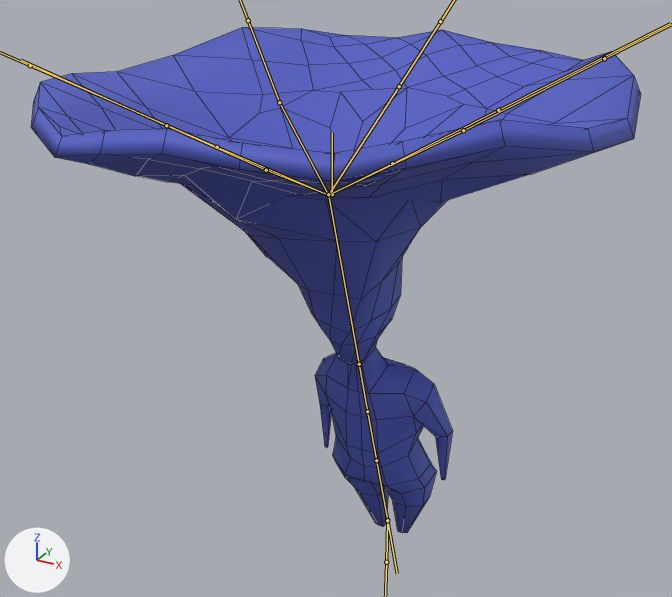
Renders of the FBX model Assets/Models/amethystdeceiver.fbx from each side of a commit.
Before and after are seen from a camera (50 mm lens) standing at (0.583, -1.053, 1.122) and looking at (-0.025, 0.051, 0.57). The axes (+X, +Y, +Z) are drawn at lower left. The lights are the same throughout. Both versions are drawn at frame 30 of the action 'Armature.032|MOV'; the numbers are the values there. The bones that bend it are drawn over the model as lines. Mesh edges are drawn as thin lines.
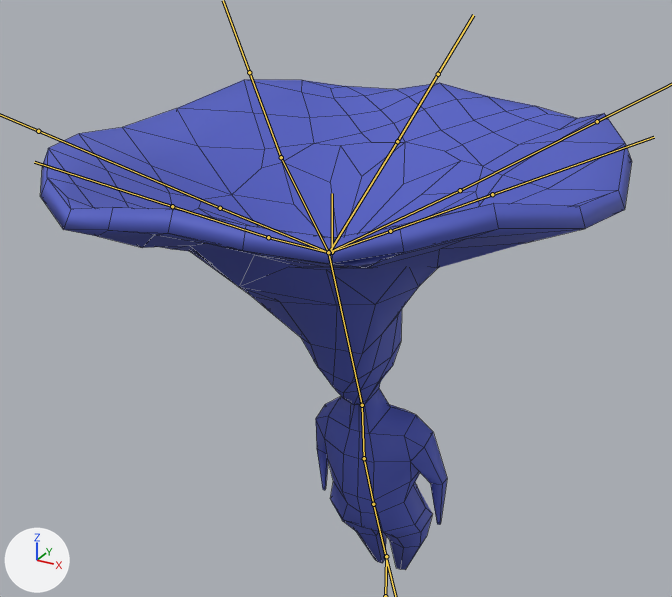
Pixel boxes (x1, y1, x2, y2) of what changed, in the pictures (672 x 597 px):
'Cone.026', posed: before (31, 27, 641, 533); after (40, 80, 632, 570)
bone 'root', root to tip: before (332, 194) to (332, 132); after (332, 252) to (332, 193)
bone 'Bone.013', root to tip: before (328, 194) to (359, 364); after (328, 252) to (362, 405)
bone 'Bone.014', root to tip: before (359, 364) to (367, 411); after (362, 405) to (364, 458)
bone 'Bone.015', root to tip: before (367, 411) to (376, 460); after (364, 458) to (373, 504)
bone 'Bone.016', root to tip: before (376, 460) to (387, 520); after (373, 504) to (386, 557)

Edits to the bpy script that builds the scene:
```text
Change bone_root:
    where bone_root = bpy.data.objects['Armature.032'].pose.bones['root']
    bone_root.location: (0.0, 0.739, 0.0) -> (0.0, 0.656, 0.0)
Change bone_bone_013:
    where bone_bone_013 = bpy.data.objects['Armature.032'].pose.bones['Bone.013']  # child of 'root'
    bone_bone_013.rotation_quaternion: (0.994, 0.105, 0.0, -0.014) -> (0.992, 0.126, -0.001, -0.013)  # degrees (12, 0, -2) -> degrees (15, 0, -2)
Change bone_bone_014:
    where bone_bone_014 = bpy.data.objects['Armature.032'].pose.bones['Bone.014']  # child of 'Bone.013'
    bone_bone_014.rotation_quaternion: (0.973, -0.23, 0.0, 0.0) -> (0.996, -0.094, 0.0, 0.001)  # degrees (-27, 0, 0) -> degrees (-11, 0, 0)
Change bone_bone_015:
    where bone_bone_015 = bpy.data.objects['Armature.032'].pose.bones['Bone.015']  # child of 'Bone.014'
    bone_bone_015.rotation_quaternion: (0.976, 0.219, 0.0, 0.0) -> (0.995, 0.096, 0.0, 0.0)  # degrees (25, 0, 0) -> degrees (11, 0, 0)
Change bone_bone_016:
    where bone_bone_016 = bpy.data.objects['Armature.032'].pose.bones['Bone.016']  # child of 'Bone.015'
    bone_bone_016.rotation_quaternion: (0.993, -0.117, 0.001, 0.0) -> (0.995, -0.099, 0.001, 0.0)  # degrees (-13, 0, 0) -> degrees (-11, 0, 0)
```
